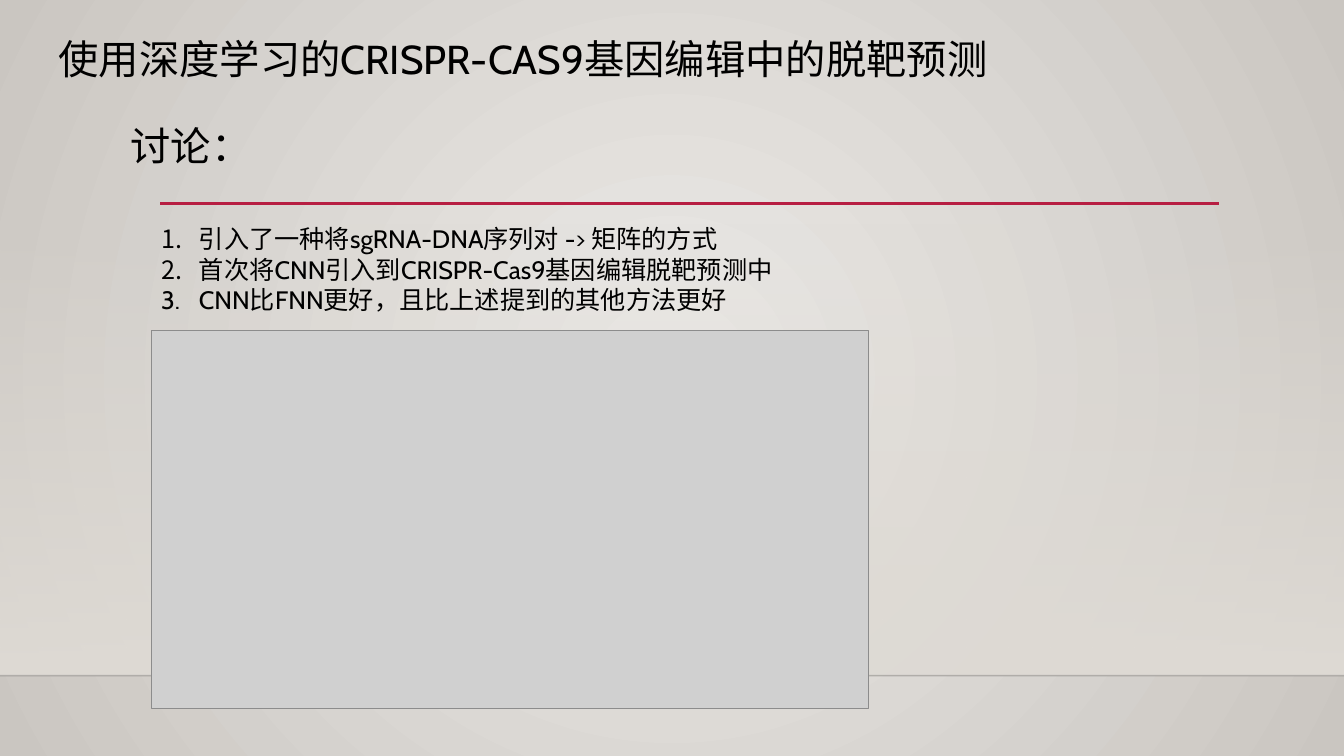
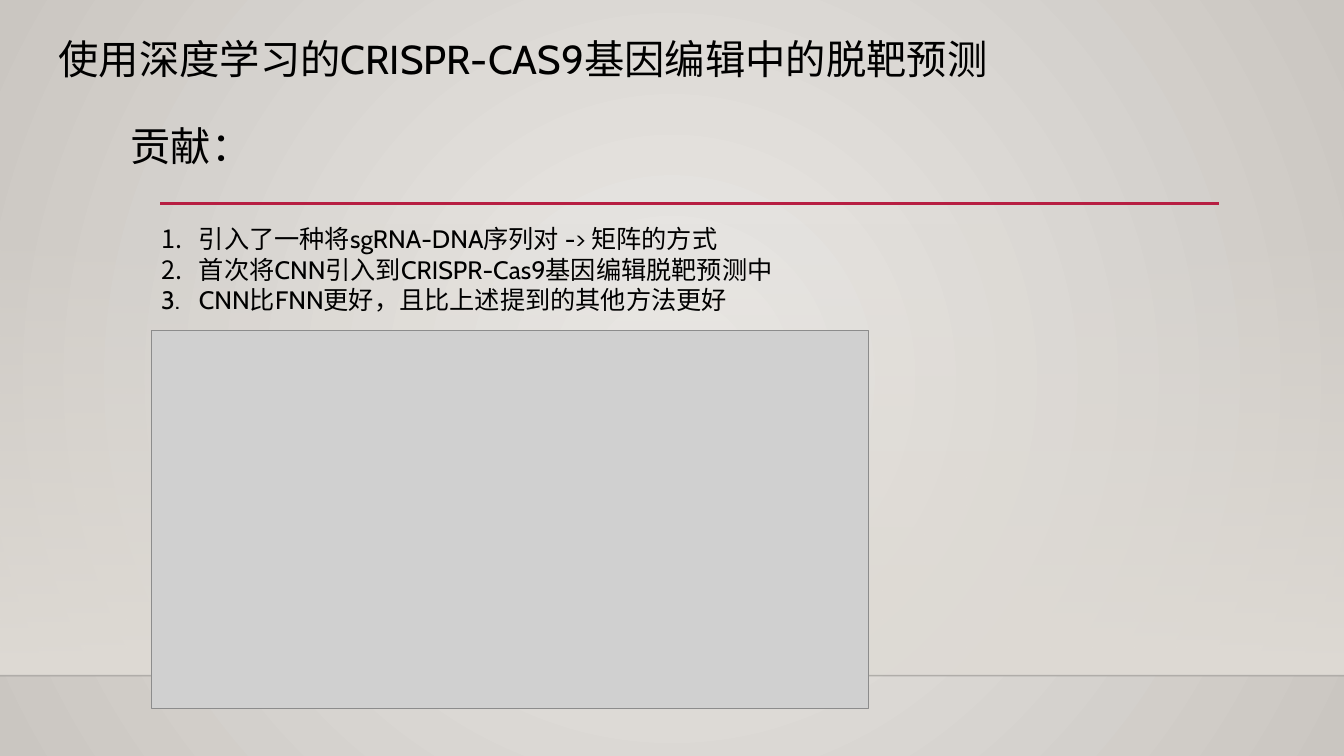
Before and after one commit to AndroidBirdBoom/pythonlearning, a slide deck: slide 6 of ppt/学习总结-20221030_1106.pptx. Drawn at 1344x756 pixels with LibreOffice and Linux fonts; fonts in the diff are those of the drawing; grey boxes stand for pictures; background and template pictures are left out. Boxes give left, top, right and bottom in pixels: in the first picture for what was removed or moved away, otherwise in the second. Text is boxed around its words. In the diff, an @@ line names an element or a change of style, - is before the commit and + after.

```diff
--- a/ppt/学习总结-20221030_1106.pptx
+++ b/ppt/学习总结-20221030_1106.pptx
@@ title at [58, 40, 987, 164]: text changed @@
-使用深度学习的CRISPR-CAS9基因编辑中的脱靶预测
-讨论：
+使用深度学习的CRISPR-CAS9基因编辑中的脱靶预测
+贡献：
```
Also in this commit, not shown: 4 other slides changed, 1 slide added, 8 other files.
